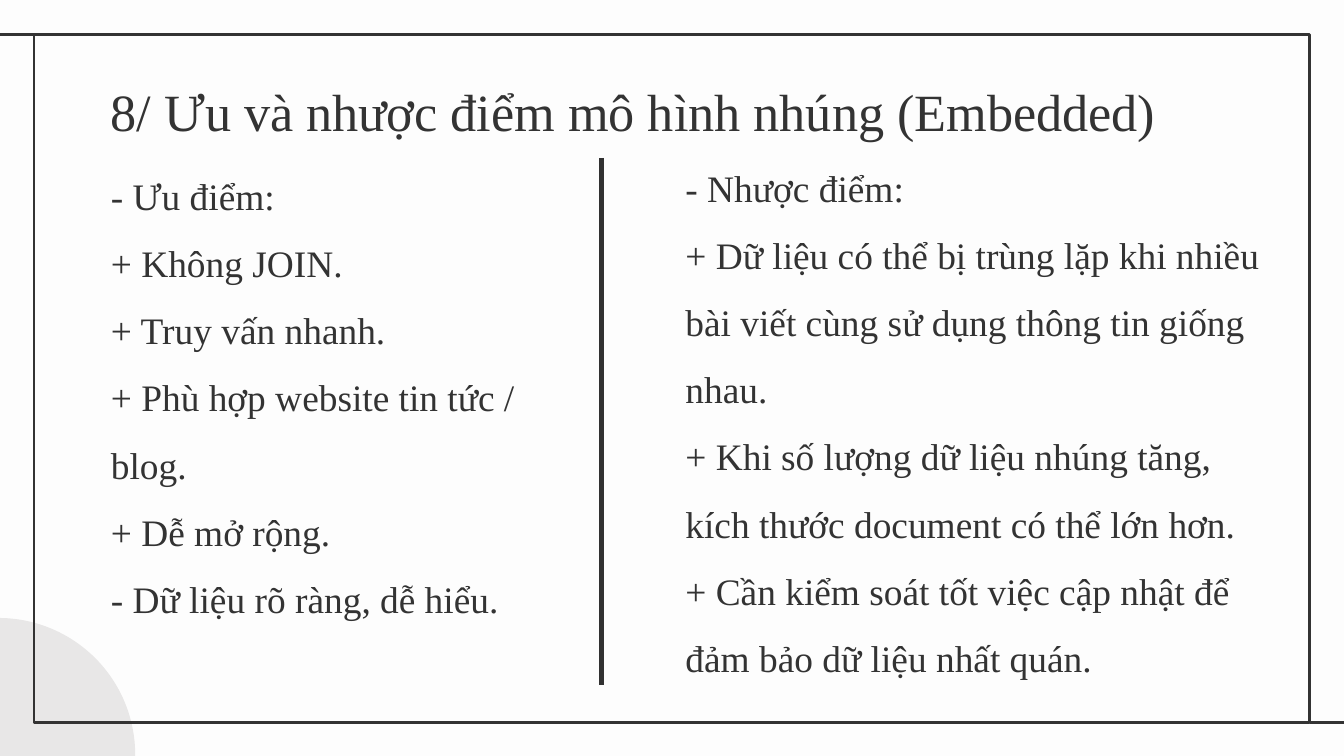
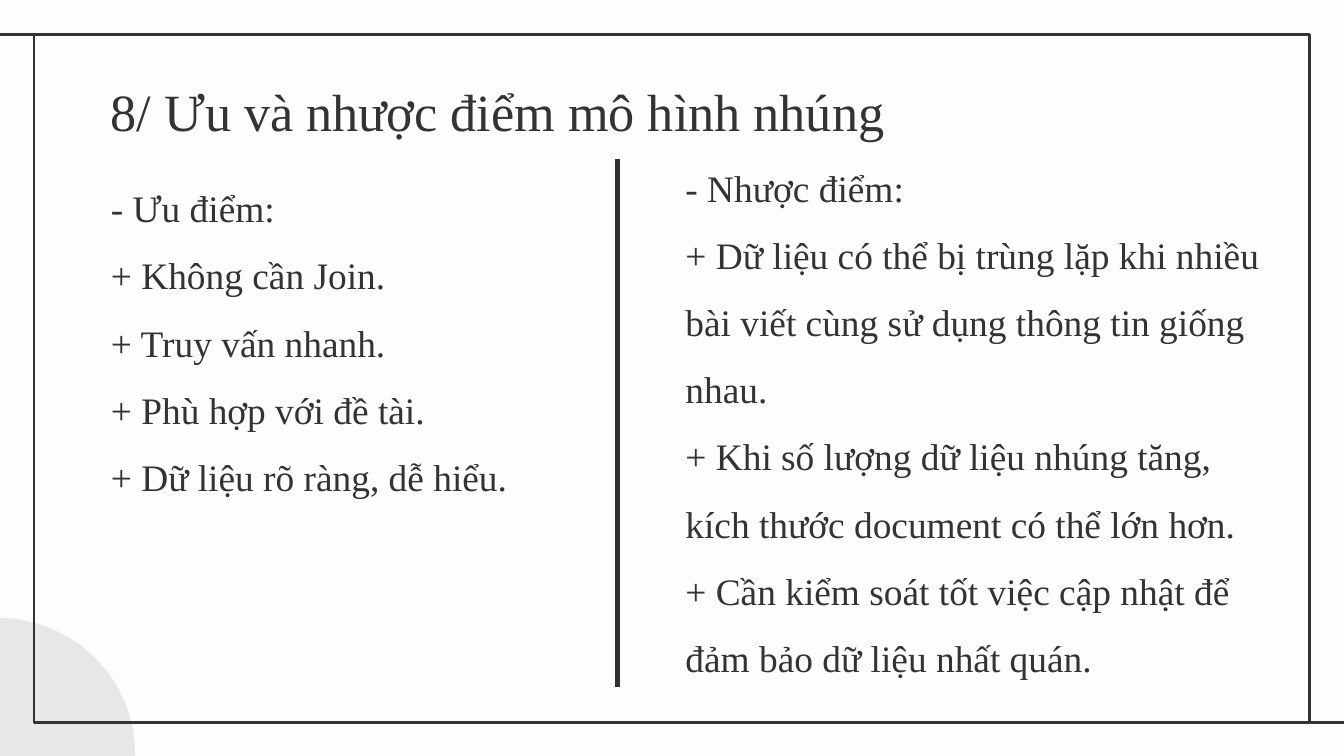
Before and after one commit to tannguyen2k5/csn-da23tta-nguyenduytan-newsblog-mongodb, a slide deck: slide 11 of thesis/abs/slide_thuyet_trinh.pptx. Drawn at 1344x756 pixels with LibreOffice and Linux fonts; fonts in the diff are those of the drawing. Boxes give left, top, right and bottom in pixels: in the first picture for what was removed or moved away, otherwise in the second. Text is boxed around its words. In the diff, an @@ line names an element or a change of style, - is before the commit and + after.

```diff
--- a/thesis/abs/slide_thuyet_trinh.pptx
+++ b/thesis/abs/slide_thuyet_trinh.pptx
@@ title at box(111, 93, 884, 142): text changed @@
-8/ Ưu và nhược điểm mô hình nhúng (Embedded)
+8/ Ưu và nhược điểm mô hình nhúng
@@ subtitle "- Ưu điểm:": place and size @@
-subtitle "- Ưu điểm:" at box(111, 183, 499, 620)
+subtitle "- Ưu điểm:" at box(133, 195, 507, 498)
@@ line moved from (602, 159) - (602, 685) to (617, 160) - (617, 687) @@
@@ subtitle at box(141, 262, 386, 297): text changed @@
-+ Không JOIN.
++ Không cần Join.
@@ subtitle at box(141, 397, 507, 498): text changed @@
-+ Phù hợp website tin tức / blog.
-+ Dễ mở rộng.
-- Dữ liệu rõ ràng, dễ hiểu.
++ Phù hợp với đề tài.
++ Dữ liệu rõ ràng, dễ hiểu.
```
Also in this commit, not shown: 10 other slides changed.
